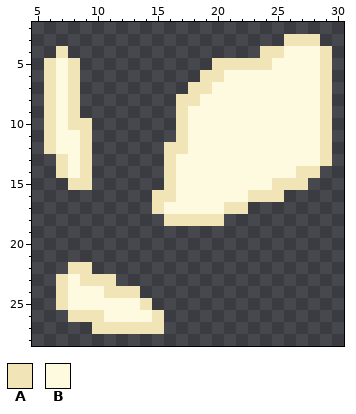
Pixel-art sprite, stored at chasergame_GodotTest/Assets/UpdatedAssets/ChapelRoom/debris3.png. The first picture shows the starting point.
The file is 32x32 pixels. Shown: x 5..30, y 2..28.
Palette (. is transparent): A #f1e4b7  B #fefae0
Pixels before, first column x 6:
 3 ....................AAA.
 4 .A................AABBBA
 5 ABA...........AAAAABBBBA
 6 ABA..........AABBBBBBBBA
 7 ABA.........AABBBBBBBBBA
 8 ABA........AABBBBBBBBBBA
 9 ABA........ABBBBBBBBBBBA
10 ABAA.......ABBBBBBBBBBBA
11 ABBA.......ABBBBBBBBBBBA
12 ABBA......AABBBBBBBBBBBA
13 .ABA......ABBBBBBBBBBBBA
14 .ABA......ABBBBBBBBBBAA.
15 ..AA......ABBBBBBBBAAA..
16 .........AABBBBBBAAA....
17 .........ABBBBBAA.......
18 ..........AAAAA.........
19 ........................
20 ........................
21 ........................
22 ..AA....................
23 .ABAAA..................
24 .ABBBAAA................
25 .ABBBBBBA...............
26 ..AAABBBBA..............
27 ....AAAAAA..............
Now the later version:
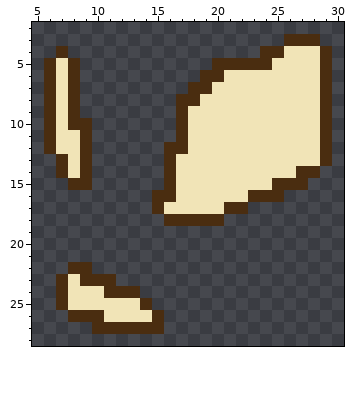
Diff:
colour A: #f1e4b7 -> #4a2d10
colour B: #fefae0 -> #f1e4b7
Where, in picture pixels (left, top, right, bottom), the same in both pictures:
changed: (152, 34, 332, 226)
changed: (44, 46, 92, 190)
changed: (56, 262, 164, 334)
